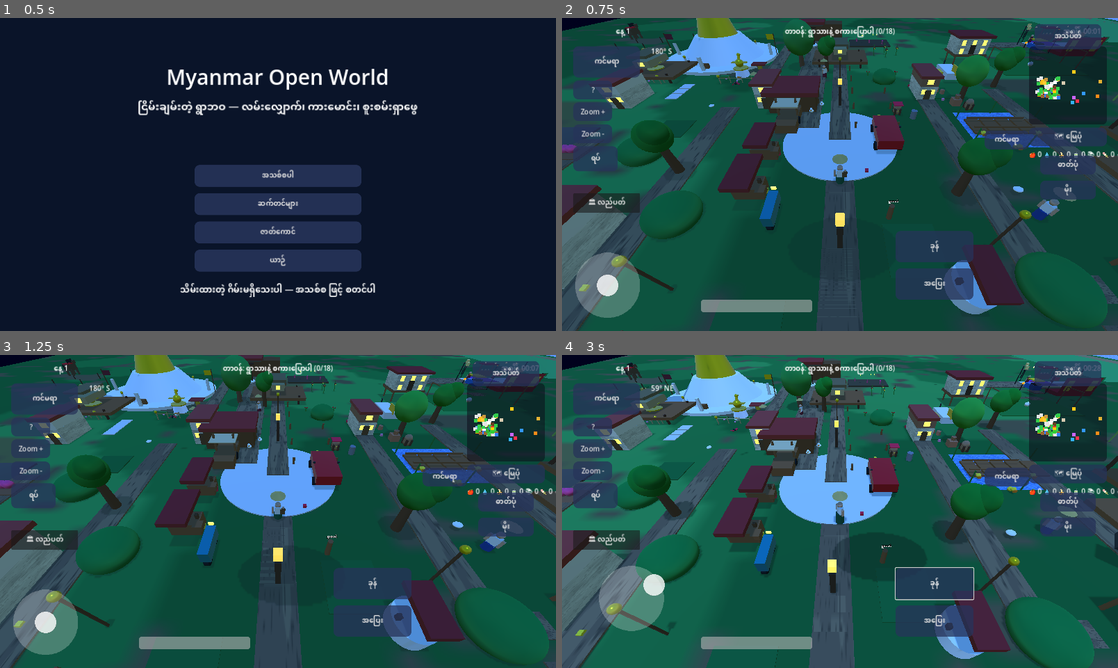
Above: before the commit, frames 1-4 (two rows, left to right).
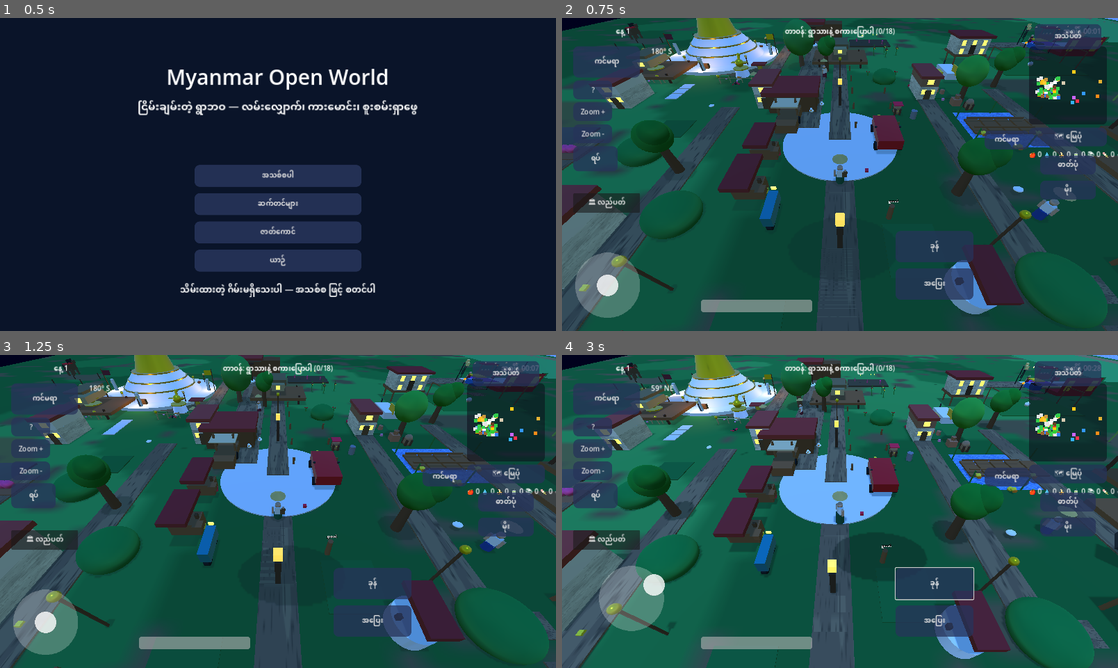
Above: after the commit, the same moments.

Repository: sudohlaingwin/gta-open-world
Game: Godot game, scene res://scenes/ui/main_menu.tscn
The game is run twice, just before and just after one commit, with the same random seed, the same clock (stepped at 60 frames per second) and the same inputs.
Inputs (mouse positions are in pixels of both pictures, inside the frame that each line leads up to):
- Up to frame 1 (0.5 s): no input
- Up to frame 2 (0.75 s): click "အသစ်စပါ" at 0.5 s
- Up to frame 3 (1.25 s): no input
- Up to frame 4 (3 s): click "အပြေး" at 1.25 s; click "ခုန်" at 2 s; tap Enter (ui_accept) at 2.75 s; drag from (628, 599) to (895, 442) at 2.77 s

Frame 1 is identical in both runs. In frame 2, 1.5% of the frame differs, in the area x 15-42%, y 3-22%; in frame 3, 1.5%; in frame 4, 1.6%, in the area x 15-41%, y 4-23%.

Commit message:
Slice 57: river + pagoda visual dressing (long wooden bridge, waterside, pagoda gold) + opponent slices 94-95 review (94 Color.lerp parse BROKEN, 95 verified real)

Diff:
--- a/player.gd
+++ b/player.gd
@@ -1,6 +1,7 @@
 extends CharacterBody3D
 const DressingScript = preload("res://village_dressing.gd")
 const City56Script = preload("res://city_visual56.gd")
+const River57Script = preload("res://river_bridge57.gd")
 ## Slice 2 player: walk + sprint + jump + enter/exit car AND cart.
 ## Walk: arrow keys / WASD, or the touch joystick (touch_vector).
 ## Slice 8 action HUD (TOUCH-FIRST — this is a mobile game):
@@ -351,6 +352,10 @@
 	# Runs after Slice 53 dressing so it textures the walls
 	# Slice 53 added. Runtime-only: no scene file is touched.
 	City56Script.dress(get_parent())
+	# Slice 57 river + pagoda dressing (long wooden bridge,
+	# waterside, pagoda gold trim, night-gated lanterns).
+	# Runs after Slice 56; runtime-only, no scene touched.
+	River57Script.dress(get_parent())
 
 
 ## Slice 49: the shared map transform reads the live ground plane
--- /dev/null
+++ b/river_bridge57.gd
@@ -0,0 +1,210 @@
+## Slice 57 river + pagoda visual dressing: ORIGINAL procedural
+## models only, no copied content, no external assets.
+## No class_name, by design (same reason as village_dressing.gd
+## and city_visual56.gd: a new class_name needs a regenerated
+## .godot global-class cache, and a stale cache breaks preload
+## references in a fresh clone). player.gd loads this file with
+## preload("res://river_bridge57.gd") and calls dress() after
+## the Slice 56 dressing. Runtime-only: no scene file is
+## touched, so main.tscn load_steps is unchanged.
+## What lands, all measured by the world sim (see README):
+## - LongBridge57: a 20 m wooden footbridge across River13 at
+##   x = -28 (the river strip is x -50..50, z 41..47, from
+##   PlaneMesh_s13_river 100x6 at (0, 0.05, 44)). 24 planks,
+##   2 side rails, 10 rail posts, 10 water pilings, 6 lantern
+##   posts with lamp boxes, plus a deck collider and 2 ramp
+##   colliders mirroring the Slice 14 bamboo-bridge geometry
+##   (Slice 38 solidity rule: a visible bridge you can walk
+##   on must not be a phantom). The existing BambooBridge14
+##   (x = 18) and RiverBridge13 (x = 0) are untouched.
+## - Waterside: 24 reeds + 8 cattail tips on both river banks,
+##   2 visual-only rowboats moored in the river (NOT rideable;
+##   the rideable boat is the existing Boat node, untouched).
+## - Pagoda57: 3 gold terrace trim rings, 4 gold spire bands,
+##   a gold material on the existing Hti, a white platform
+##   face, 8 lantern posts with lamp boxes, 4 offering bowls.
+## - NightLights57: 8 OmniLights (4 bridge, 4 pagoda) gated
+##   by the shared daylight < 0.15 rule via river_night57.gd.
+##   No 24/7 lights. Lamp boxes without a light are just lamp
+##   boxes; only the 8 listed lights shine, and only at night.
+## Honest scope: day dressing for the river crossing and the
+## pagoda only. Vehicles, characters, the Mindon layout (still
+## Slice 37 approximate) and the rest of the world are unchanged.
+## Headless cannot prove how this looks on a phone; the owner's
+## vivo V60 verdict decides, no photoreal claim.
+
+static func _mat(albedo: Color, roughness: float, metallic: float = 0.0) -> StandardMaterial3D:
+	var m := StandardMaterial3D.new()
+	m.albedo_color = albedo
+	m.roughness = roughness
+	m.metallic = metallic
+	return m
+
+static func _box(parent: Node3D, size: Vector3, mat: Material, pos: Vector3, nm: String) -> MeshInstance3D:
+	var mi := MeshInstance3D.new()
+	mi.name = nm
+	var bm := BoxMesh.new()
+	bm.size = size
+	mi.mesh = bm
+	mi.position = pos
+	if mat != null:
+		mi.set_surface_override_material(0, mat)
+	parent.add_child(mi)
+	return mi
+
+static func _cyl(parent: Node3D, top_r: float, bot_r: float, h: float, mat: Material, pos: Vector3, nm: String) -> MeshInstance3D:
+	var mi := MeshInstance3D.new()
+	mi.name = nm
+	var cm := CylinderMesh.new()
+	cm.top_radius = top_r
+	cm.bottom_radius = bot_r
+	cm.height = h
+	mi.mesh = cm
+	mi.position = pos
+	if mat != null:
+		mi.set_surface_override_material(0, mat)
+	parent.add_child(mi)
+	return mi
+
+static func dress(world: Node) -> void:
+	if world == null:
+		return
+	if world.get_node_or_null("River57Applied") != null:
+		return
+	var wood := _mat(Color(0.45, 0.30, 0.16, 1.0), 0.9)
+	var wood_dark := _mat(Color(0.36, 0.23, 0.12, 1.0), 0.9)
+	var gold := _mat(Color(0.95, 0.75, 0.20, 1.0), 0.3, 0.85)
+	var white := _mat(Color(0.93, 0.92, 0.88, 1.0), 0.9)
+	var lamp_mat := _mat(Color(1.0, 0.82, 0.45, 1.0), 0.7)
+	var reed_mat := _mat(Color(0.15, 0.45, 0.15, 1.0), 1.0)
+	var tip_mat := _mat(Color(0.35, 0.20, 0.08, 1.0), 1.0)
+	var terra := _mat(Color(0.70, 0.38, 0.22, 1.0), 0.9)
+
+	# --- Long wooden bridge across River13 at x = -28 ---
+	var bridge := Node3D.new()
+	bridge.name = "LongBridge57"
+	bridge.position = Vector3(-28.0, 0.0, 44.0)
+	world.call_deferred("add_child", bridge)
+	# Planks run along local z: deck spans local z -10..+10.
+	for i in 24:
+		var z: float = -9.6 + float(i) * 0.8
+		_box(bridge, Vector3(3.2, 0.12, 0.7), wood if i % 2 == 0 else wood_dark, Vector3(0.0, 0.5, z), "Plank57_%d" % i)
+	for side in [-1.0, 1.0]:
+		_box(bridge, Vector3(0.1, 0.1, 20.0), wood_dark, Vector3(side * 1.55, 1.25, 0.0), "Rail57_%d" % int(side))
+		for pi in 5:
+			var pz: float = -8.0 + float(pi) * 4.0
+			_box(bridge, Vector3(0.12, 0.85, 0.12), wood_dark, Vector3(side * 1.55, 0.85, pz), "RailPost57_%d_%d" % [int(side), pi])
+			_cyl(bridge, 0.18, 0.18, 1.4, wood_dark, Vector3(side * 1.7, 0.1, pz), "Piling57_%d_%d" % [int(side), pi])
+		for li in 3:
+			var lz: float = -8.0 + float(li) * 8.0
+			_box(bridge, Vector3(0.12, 1.1, 0.12), wood_dark, Vector3(side * 1.55, 1.05, lz), "LanternPost57_%d_%d" % [int(side), li])
+			_box(bridge, Vector3(0.3, 0.3, 0.3), lamp_mat, Vector3(side * 1.55, 1.75, lz), "Lantern57_%d_%d" % [int(side), li])
+	# Solid deck + ramps (Slice 14 geometry: deck top 0.56,
+	# ramp tilt 0.148 rad, feet buried just above ground).
+	var body := StaticBody3D.new()
+	body.name = "LongBridge57Solid"
+	body.collision_layer = 1
+	bridge.add_child(body)
+	var deck_shape := CollisionShape3D.new()
+	deck_shape.name = "LongBridge57DeckShape"
+	var deck_box := BoxShape3D.new()
+	deck_box.size = Vector3(3.2, 0.15, 20.0)
+	deck_shape.shape = deck_box
+	deck_shape.position = Vector3(0.0, 0.485, 0.0)
+	body.add_child(deck_shape)
+	for side in [-1.0, 1.0]:
+		var ramp := CollisionShape3D.new()
+		ramp.name = "LongBridge57RampShape_%d" % int(side)
+		var ramp_box := BoxShape3D.new()
+		ramp_box.size = Vector3(3.2, 0.15, 3.2)
+		ramp.shape = ramp_box
+		ramp.position = Vector3(0.0, 0.32, side * 11.5)
+		ramp.rotation = Vector3(-side * 0.148, 0.0, 0.0)
+		body.add_child(ramp)
+
+	# --- Waterside: reeds on both banks, 2 moored rowboats ---
+	# Reeds live in their own group added via call_deferred:
+	# a direct add_child to the world root from player._ready
+	# fails ("Parent node is busy setting up children") — the
+	# Slice 56 lesson, re-proven by the first Slice 57 sim run
+	# (32 failed adds, 0 reeds in the tree).
+	var bank := Node3D.new()
+	bank.name = "RiverBank57"
+	world.call_deferred("add_child", bank)
+	for side in [-1.0, 1.0]:
+		var bank_z: float = 40.2 if side < 0.0 else 47.8
+		for ri in 12:
+			var rx: float = -45.0 + float(ri) * 3.0
+			_cyl(bank, 0.05, 0.05, 1.2, reed_mat, Vector3(rx, 0.6, bank_z), "Reed57_%d_%d" % [int(side), ri])
+			if ri % 3 == 0:
+				_cyl(bank, 0.09, 0.09, 0.35, tip_mat, Vector3(rx, 1.35, bank_z), "ReedTip57_%d_%d" % [int(side), ri])
+	for bi in 2:
+		var bx: float = -34.0
+		var bz: float = 43.0 + float(bi) * 2.5
+		var boat := Node3D.new()
+		boat.name = "MooredBoat57_%d" % bi
+		boat.position = Vector3(bx, 0.0, bz)
+		world.call_deferred("add_child", boat)
+		_box(boat, Vector3(3.0, 0.5, 1.2), wood, Vector3(0.0, 0.15, 0.0), "Hull57")
+		_box(boat, Vector3(1.0, 0.08, 0.9), wood_dark, Vector3(-0.8, 0.45, 0.0), "Bench57A")
+		_box(boat, Vector3(1.0, 0.08, 0.9), wood_dark, Vector3(0.8, 0.45, 0.0), "Bench57B")
+		_box(boat, Vector3(0.08, 0.08, 2.2), wood_dark, Vector3(1.2, 0.5, 0.6), "Oar57")
+
+	# --- Pagoda dressing (Pagoda node at (-20, 0, -25)) ---
+	var pagoda := world.get_node_or_null("Pagoda") as Node3D
+	if pagoda != null:
+		# Gold trim rings on the three terrace tops (local y).
+		var rings: Array = [[5.6, 1.42], [4.6, 2.42], [3.6, 3.42]]
+		for ri in rings.size():
+			_cyl(pagoda, float(rings[ri][0]), float(rings[ri][0]), 0.15, gold, Vector3(0.0, float(rings[ri][1]), 0.0), "TrimRing57_%d" % ri)
+		# Gold bands up the spire (spire local y 6.9..11.9).
+		var bands: Array = [[1.30, 7.5], [0.99, 8.7], [0.68, 9.9], [0.37, 11.1]]
+		for bi2 in bands.size():
+			_cyl(pagoda, float(bands[bi2][0]), float(bands[bi2][0]), 0.18, gold, Vector3(0.0, float(bands[bi2][1]), 0.0), "SpireBand57_%d" % bi2)
+		var platform := pagoda.get_node_or_null("Platform") as MeshInstance3D
+		if platform != null:
+			platform.set_surface_override_material(0, white)
+		var hti := pagoda.get_node_or_null("Hti") as MeshInstance3D
+		if hti != null:
+			hti.set_surface_override_material(0, gold)
+		# 8 lantern posts around the platform (r = 8.2, inside
+		# the 9.0 platform radius, outside the 6.5 base radius).
+		for ai in 8:
+			var ang: float = float(ai) * 0.7853981633974483
+			var px: float = cos(ang) * 8.2
+			var pz: float = sin(ang) * 8.2
+			_box(pagoda, Vector3(0.12, 1.1, 0.12), wood_dark, Vector3(px, 0.95, pz), "PagodaLanternPost57_%d" % ai)
+			_box(pagoda, Vector3(0.28, 0.28, 0.28), lamp_mat, Vector3(px, 1.65, pz), "PagodaLantern57_%d" % ai)
+		# 4 offering bowls on the platform (r = 7.0).
+		for ai in 4:
+			var ang2: float = 0.7853981633974483 + float(ai) * 1.5707963267948966
+			_cyl(pagoda, 0.35, 0.28, 0.25, terra, Vector3(cos(ang2) * 7.0, 0.525, sin(ang2) * 7.0), "OfferingBowl57_%d" % ai)
+
+	# --- Night lights: 4 bridge + 4 pagoda, gated < 0.15 ---
+	var night := Node3D.new()
+	night.name = "NightLights57"
+	night.set_script(load("res://river_night57.gd"))
+	world.call_deferred("add_child", night)
+	for li in 4:
+		var lamp := OmniLight3D.new()
+		lamp.name = "BridgeLamp57_%d" % li
+		lamp.light_energy = 1.2
+		lamp.light_color = Color(1.0, 0.82, 0.45, 1.0)
+		lamp.omni_range = 9.0
+		var lside: float = -1.0 if li < 2 else 1.0
+		var lz: float = -8.0 if li % 2 == 0 else 8.0
+		lamp.position = Vector3(-28.0 + lside * 1.55, 1.75, 44.0 + lz)
+		night.add_child(lamp)
+	for li in 4:
+		var plamp := OmniLight3D.new()
+		plamp.name = "PagodaLamp57_%d" % li
+		plamp.light_energy = 1.2
+		plamp.light_color = Color(1.0, 0.82, 0.45, 1.0)
+		plamp.omni_range = 9.0
+		var pang: float = float(li) * 1.5707963267948966
+		plamp.position = Vector3(-20.0 + cos(pang) * 8.2, 1.65, -25.0 + sin(pang) * 8.2)
+		night.add_child(plamp)
+
+	var marker := Node3D.new()
+	marker.name = "River57Applied"
+	world.call_deferred("add_child", marker)
--- /dev/null
+++ b/river_night57.gd
@@ -0,0 +1,20 @@
+extends Node3D
+## Slice 57 night controller for bridge + pagoda lantern lights.
+## Same daylight rule as the rest of the game (day_night.gd):
+## night is daylight < 0.15. No 24/7 lights: every OmniLight
+## child of this node is hidden by day. Created at runtime by
+## river_bridge57.dress(); it is a plain Node3D (no class_name),
+## so no .godot global-class cache regeneration is needed.
+
+func _process(_delta: float) -> void:
+	var world := get_parent()
+	if world == null:
+		return
+	var day := 1.0
+	var dn := world.get_node_or_null("DayNight")
+	if dn != null and dn.has_method("daylight"):
+		day = float(dn.call("daylight"))
+	var night: bool = day < 0.15
+	for child in get_children():
+		if child is OmniLight3D:
+			(child as OmniLight3D).visible = night
Not shown, changed: README.md
